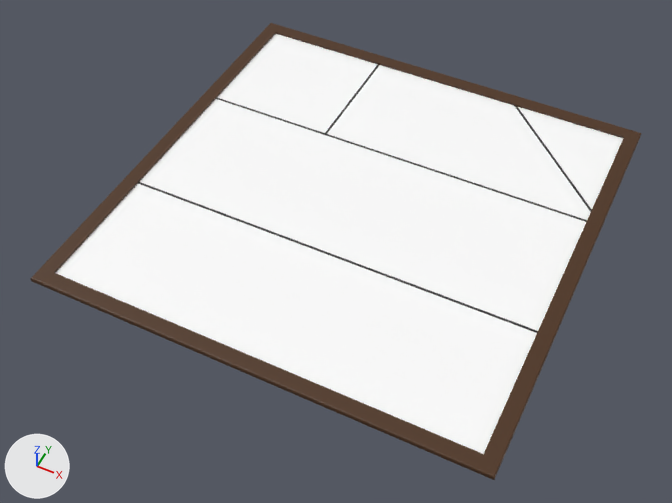
One commit to the glTF model models/frame3sideView.glb: the scene before it, then after it.
Camera for both pictures: a camera (50 mm lens) standing at (1.21, -2.63, 2.92) and looking at (-0.01, -0.19, -0.14). The axes (+X, +Y, +Z) are drawn at lower left. The lights are the same throughout. Objects named as collision shapes, trigger or cutter boxes, shadow casters or lower levels of detail are left out.
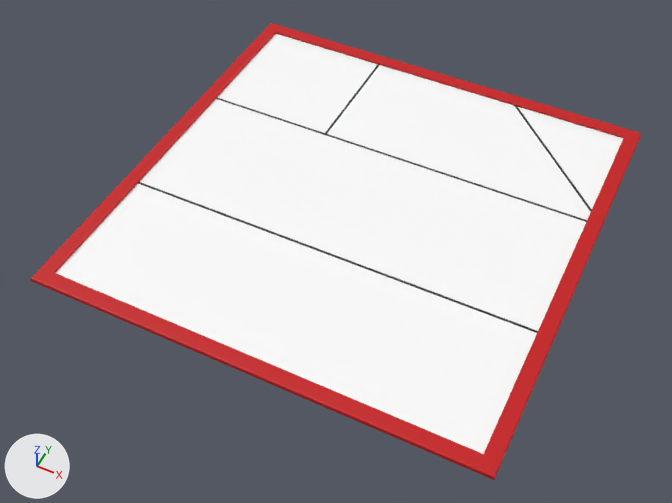
Location of each change, (x1, y1, x2, y2) in pixels of the pictures (672 x 503 px):
'Plane', recoloured (brown to red): (31, 23, 642, 480) in both

The edits, one by one:
Material 'Material' (mat_material) changes colour from brown #4d2f14 to red #c80e12; in linear values from (0.0738, 0.0285, 0.00708) to (0.577, 0.00423, 0.00601).
